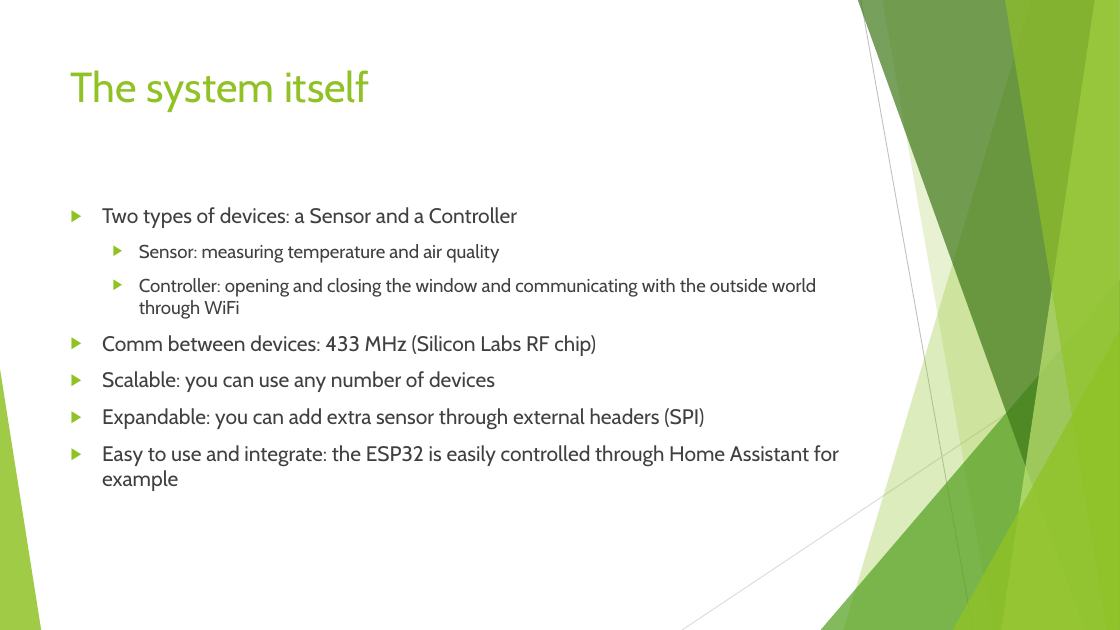
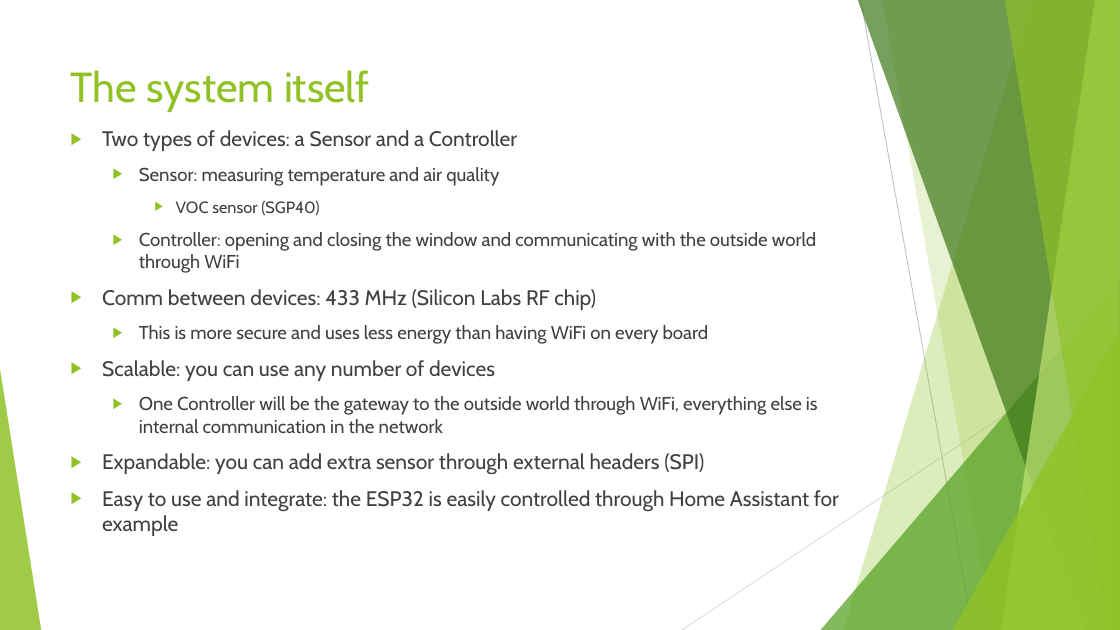
Before and after one commit to csimi97/HEKK, a slide deck: slide 4 of Documentation/Presentation_long.pptx. Drawn at 1120x630 pixels with LibreOffice and Linux fonts; fonts in the diff are those of the drawing. Boxes give left, top, right and bottom in pixels: in the first picture for what was removed or moved away, otherwise in the second. Text is boxed around its words. In the diff, an @@ line names an element or a change of style, - is before the commit and + after.

Commit message:
Upload and presentation done

```diff
--- a/Documentation/Presentation_long.pptx
+++ b/Documentation/Presentation_long.pptx
@@ text at [102,130,839,536]: paragraph added @@
+    ▶ VOC sensor (SGP40)
@@ text "Two types of devices: a ...": place and size @@
-text "Two types of devices: a ..." at [102,207,839,491]
+text "Two types of devices: a ..." at [102,130,839,536]
@@ text at [139,325,709,344]: paragraph added @@
+  ▶ This is more secure and uses less energy than having WiFi on every board
@@ text at [139,396,818,433]: paragraph added @@
+  ▶ One Controller will be the gateway to the outside world through WiFi, everything else is internal communication in the network
```
Also in this commit, not shown: 3 other slides changed, 3 slides added, 40 other files.
